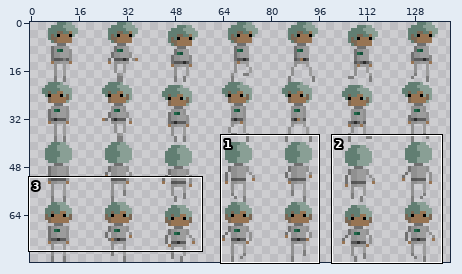
Two states of a sprite sheet, assets/caracters/mainCaracterDark.png. Above: a wide view before the commit, with the close-up outlined.
Close-up. Old version:
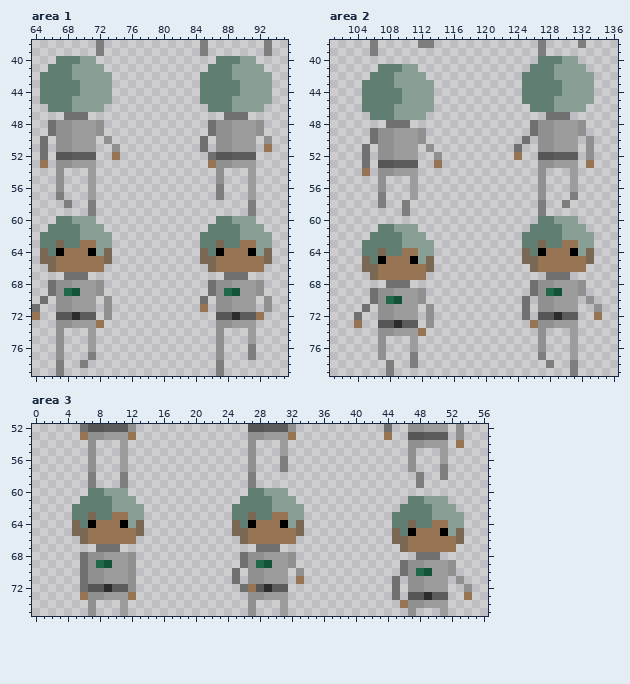
The file is 140x80 pixels. Colours within 5 levels of each other are drawn and written as one. Shown: area 1: x 64..95, y 38..79; area 2: x 101..136, y 38..79; area 3: x 0..56, y 52..75.
After:
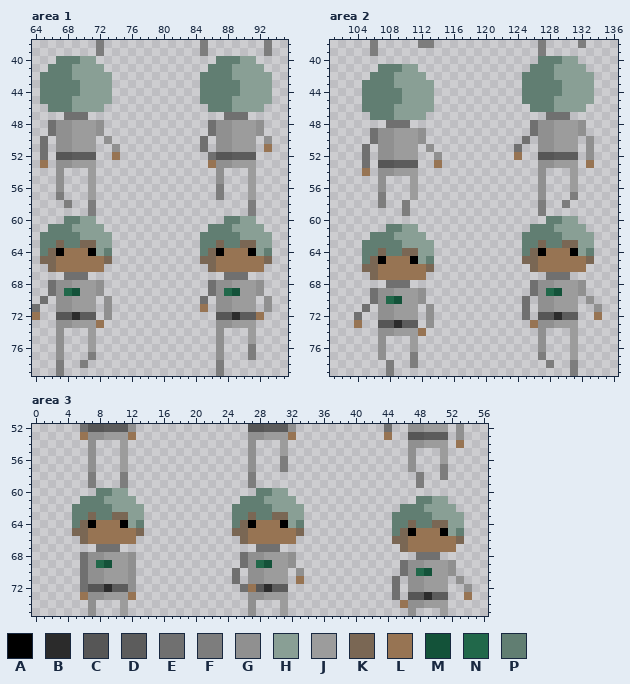
Palette (. is transparent): A #000000  B #2b2b2b  C #565656  D #5c5c5c  E #707070  F #7d7d7d  G #909090  H #899f95  J #9c9c9c  K #7a6754  L #977453  M #135239  N #21684a  P #617e72
The exact change:
Area 1:
The author changed colour P to colour H in row 61 at x 69 and 89.
The author changed colour L to colour K in row 63 at x 70 to 71 and 90 to 91.
The author changed colour P to colour K in row 64 at x 66 and 86.
The author changed colour H to colour P in row 60 at x 69 and 89.
The author changed colour K to colour P in row 64 at x 65, 73, 85 and 93.
Colour P is removed in row 60 at x 67 and 87.
Area 2:
The author changed colour P to colour H in row 61 at x 129; in row 62 at x 109.
The author changed colour L to colour K in row 63 at x 130 to 131; in row 64 at x 110 to 111.
The author changed colour P to colour K in row 64 at x 126; in row 65 at x 106.
The author changed colour H to colour P in row 60 at x 129; in row 61 at x 109.
The author changed colour K to colour P in row 64 at x 125 and 133; in row 65 at x 105 and 113.
Colour P is removed in row 60 at x 127; in row 61 at x 107.
Area 3:
The author changed colour P to colour H in row 61 at x 9 and 29; in row 62 at x 49.
The author changed colour L to colour K in row 63 at x 10 to 11 and 30 to 31; in row 64 at x 50 to 51.
The author changed colour P to colour K in row 64 at x 6 and 26; in row 65 at x 46.
The author changed colour H to colour P in row 60 at x 9 and 29; in row 61 at x 49.
The author changed colour K to colour P in row 64 at x 5, 13, 25 and 33; in row 65 at x 45 and 53.
Colour P is removed in row 60 at x 7 and 27; in row 61 at x 47.
Where, in picture pixels (left, top, right, bottom), the same in both close-ups:
changed: (40, 216, 112, 256)
changed: (200, 216, 272, 256)
changed: (522, 216, 594, 256)
changed: (362, 224, 434, 264)
changed: (72, 488, 144, 528)
changed: (232, 488, 304, 528)
changed: (392, 496, 464, 536)
